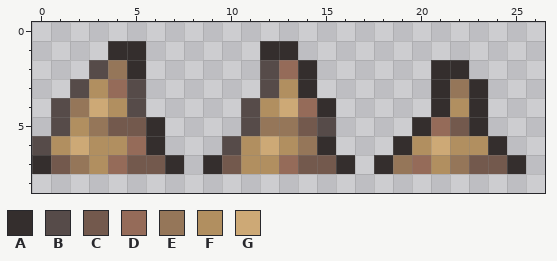
A pixel-art sprite gets an edit: Content/Biomes/PollutedOcean/Tiles/Ambient/Dripstones/PolymerStalagmite1x1.png. This is how it looked before the edit.
The file is 54x18 pixels, drawn in blocks of 2x2; one block is one cell here.
Palette (. is transparent): A #342e2d  B #564b49  C #73594d  D #956b59  E #957659  F #b18f60  G #cda976
Once edited:
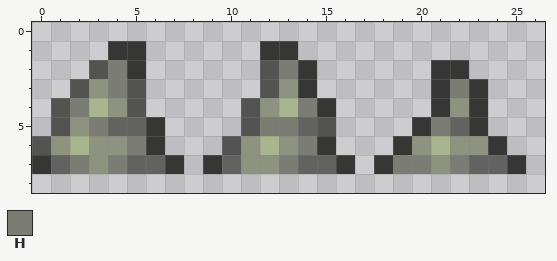
Colours new in this view: H #7b7d75
Changes in this commit:
@@ palette @@
-A #342e2d
+A #363735
-B #564b49
+B #535452
-C #73594d
+C #626360
-F #b18f60
+F #8d937e
-G #cda976
+G #a9b58e
@@ x 0..26 @@
 1 ....AA......AA.............
-2 ...BEA......BDA......AA....
-3 ..BFDB......BFA......AEA...
-4 .BEGFB.....BFGDA.....AFA...
-5 .BFECCA....BEECB....ADCA...
-6 BFGFFDA...BFGFEA...AFGFFA..
-7 ACEFDCCA.ACFFDCCA.AEDFECCA.
+2 ...BHA......BHA......AA....
+3 ..BFHB......BFA......AHA...
+4 .BHGFB.....BFGHA.....AFA...
+5 .BFHCCA....BHHCB....AHCA...
+6 BFGFFHA...BFGFHA...AFGFFA..
+7 ACHFHCCA.ACFFHCCA.AHHFHCCA.
 8 ...........................
Where, in picture pixels (left, top, right, bottom), the same in both pictures:
changed: (32, 41, 526, 174)
